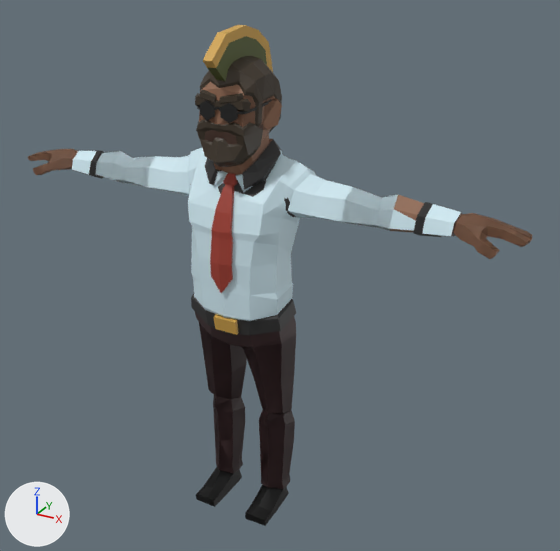
The FBX model WhoTheCrap/Assets/Models/Characters_Base/Mesh_CharactersBase.fbx: old version first, new version second.
Rendered twice from a 50 mm camera at (1.42, -2.28, 2.2) aimed at (0.13, 0.07, 1.02). Lighting does not change. The marker at lower left points along +X, +Y and +Z. Where no turn or scale is listed for an object, it has been applied to the vertices.

Script lines for the objects in view, before the commit:
```python
me_mesh_033 = bpy.data.meshes.new('Mesh.033')
me_mesh_033.from_pydata(...)  # 837 vertices, 1610 faces; spans x -1.02..1.02, y -0.16..0.18, z 0.0..1.83
me_mesh_033.materials.append(mat_city_material_001)  # picture img_polygoncity_texture_01_c_png
me_mesh_035 = bpy.data.meshes.new('Mesh.035')
me_mesh_035.from_pydata(...)  # 866 vertices, 1487 faces; spans x -1.02..1.02, y -0.18..0.22, z 0.0..1.92
me_mesh_035.materials.append(mat_city_material_001)  # picture img_polygoncity_texture_01_c_png
ob_characterbasetomodel = bpy.data.objects.new('CharacterBaseToModel', me_mesh_033)
ob_characterbasetomodel.location = (0.0, 0.0, 0.0)
ob_punkman_1 = bpy.data.objects.new('PunkMan_1', me_mesh_035)
ob_punkman_1.location = (0.0, 0.0, 0.0)
```
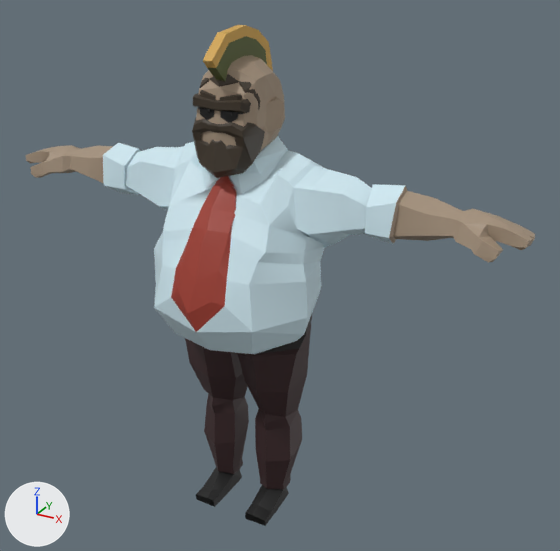
Diff of the bpy script that builds the scene:
```diff
--- a/WhoTheCrap/Assets/Models/Characters_Base/Mesh_CharactersBase.fbx.py
+++ b/WhoTheCrap/Assets/Models/Characters_Base/Mesh_CharactersBase.fbx.py
@@ me_mesh_033_1 @@
+me_mesh_033_1.from_pydata(...)  # 805 vertices, 1520 faces; spans x -1.03..1.03, y -0.33..0.27, z 0.0..1.83
+me_mesh_033_1.materials.append(mat_city_material_001)  # picture img_polygoncity_texture_01_c_png
@@ ob_baldfat_2 @@
+ob_baldfat_2 = bpy.data.objects.new('BaldFat_2', me_mesh_033_1)
+ob_baldfat_2.location = (0.0, 0.0, 0.0)
```

What differs and where, as boxes [x1, y1, x2, y2] in the pictures (560 x 551 px):
'BaldFat_2', added
    after: [26, 55, 535, 526]
'CharacterBaseToModel', unchanged, covered by the edit
    before: [28, 56, 532, 526]
    after: [196, 74, 266, 526]
